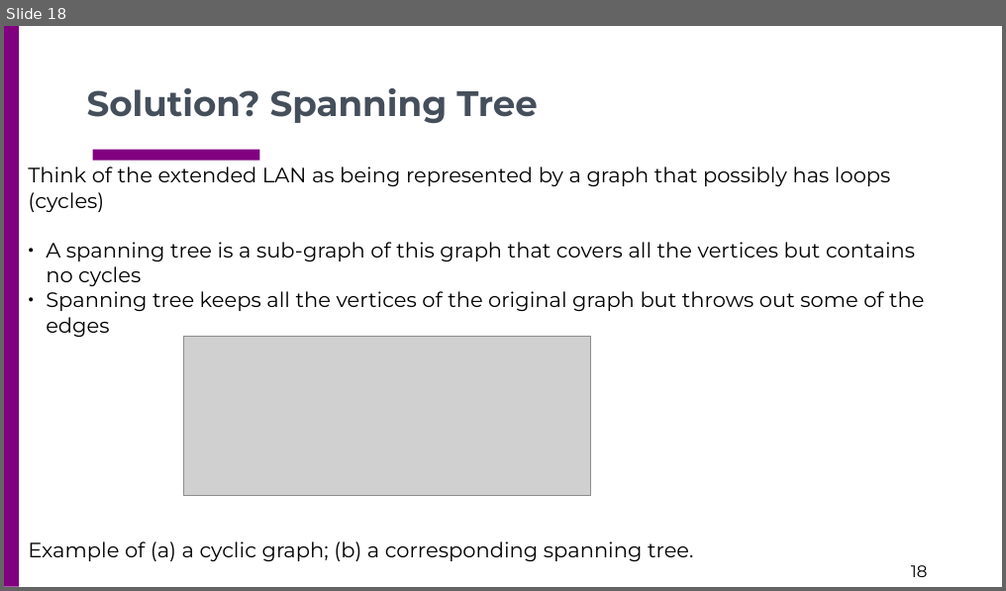
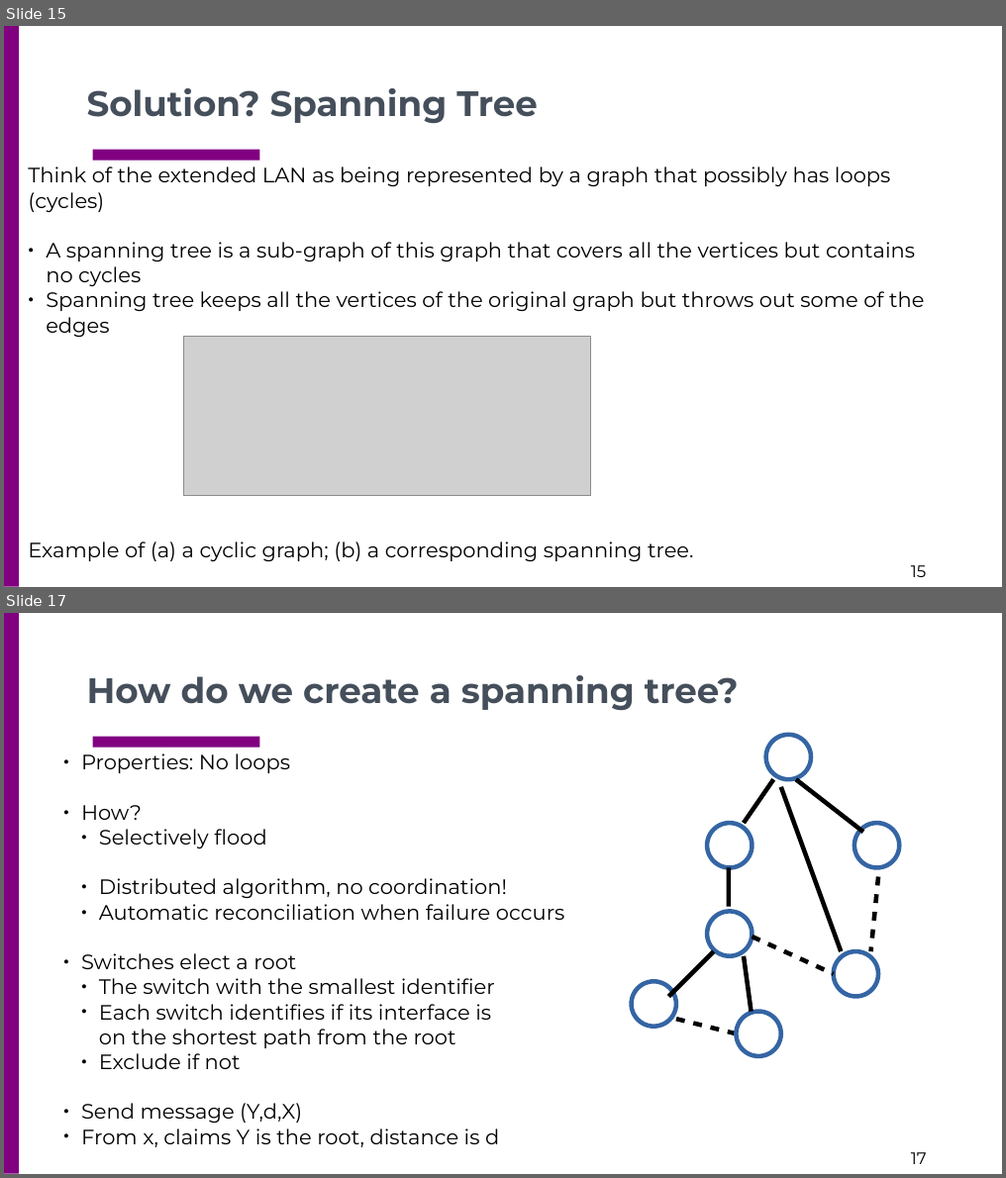
Before and after one commit to csc4200/csc4200.github.io, a slide deck: docs/lectures_source/class_slides-7.odp. Shown one above the other, each under a label of ours: slide 18 before the commit, slides 15 and 17 after it; the slides between them are not shown. The pictures are 1006x591 and 1006x1178 pixels, drawn with LibreOffice and Linux fonts; fonts in the diff are those of the drawing; grey boxes stand for pictures. Boxes give left, top, right and bottom in pixels: in the first picture for what was removed or moved away, otherwise in the second. Text is boxed around its words. In the diff, an @@ line names an element or a change of style, - is before the commit and + after.

```diff
--- a/docs/lectures_source/class_slides-7.odp
+++ b/docs/lectures_source/class_slides-7.odp
@@ slide 17 added at bbox=[4, 613, 1002, 1174], background #FFFFFF; not listed: 3 template elements that a slide beside it also shows @@
@@ text added at bbox=[87, 675, 739, 710], 34 pt, text #454F5B, bold @@
+How do we create a spanning tree?
@@ text added at bbox=[81, 754, 565, 1148], 20 pt, text #000000 @@
+    ● Properties: No loops
+    ● How?
+      ● Selectively flood
+      ● Distributed algorithm, no coordination!
+      ● Automatic reconciliation when failure occurs
+    ● Switches elect a root
+      ● The switch with the smallest identifier
+      ● Each switch identifies if its interface is
+        on the shortest path from the root
+      ● Exclude if not
+    ● Send message (Y,d,X)
+    ● From x, claims Y is the root, distance is d
@@ ellipse added at bbox=[766, 735, 811, 780], outline #3465A4 4.31 pt @@
@@ line added from (773, 780) to (744, 823), #000000 4.31 pt @@
@@ line added from (781, 787) to (841, 953), #000000 4.31 pt @@
@@ line added from (796, 780) to (863, 833), #000000 4.31 pt @@
@@ ellipse added at bbox=[707, 823, 751, 868], outline #3465A4 4.31 pt @@
@@ ellipse added at bbox=[854, 823, 899, 868], outline #3465A4 4.31 pt @@
@@ line added from (729, 868) to (729, 907), #000000 4.31 pt @@
@@ line added from (878, 877) to (871, 953), #000000 4.31 pt @@
@@ ellipse added at bbox=[707, 912, 751, 957], outline #3465A4 4.31 pt @@
@@ line added from (751, 937) to (834, 974), #000000 4.31 pt @@
@@ line added from (714, 953) to (668, 997), #000000 4.31 pt @@
@@ line added from (744, 957) to (751, 1012), #000000 4.31 pt @@
@@ ellipse added at bbox=[834, 953, 878, 997], outline #3465A4 4.31 pt @@
@@ ellipse added at bbox=[632, 982, 676, 1027], outline #3465A4 4.31 pt @@
@@ line added from (676, 1020) to (737, 1035), #000000 4.31 pt @@
@@ ellipse added at bbox=[737, 1012, 781, 1057], outline #3465A4 4.31 pt @@
@@ what was slide 18 is now slide 15 @@
@@ page number at bbox=[911, 566, 927, 577]: text changed @@
-18
+15
```
Also in this commit, not shown: 1 slide changed, 8 other slides added, 5 slides removed, 9 other files.
